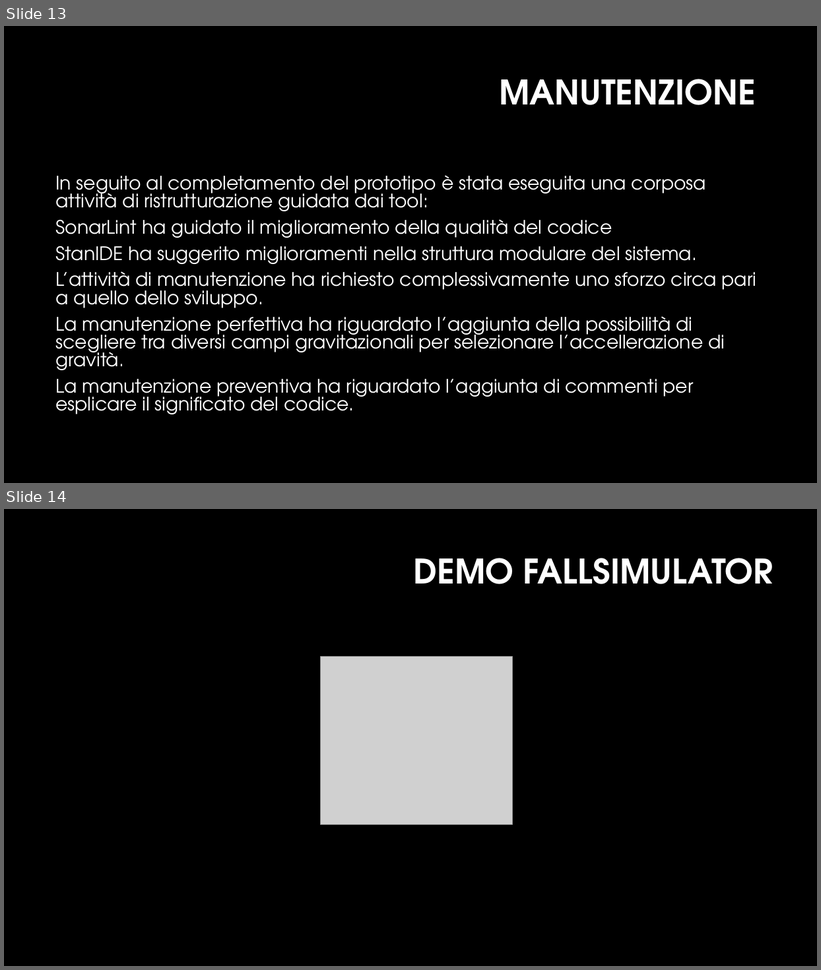
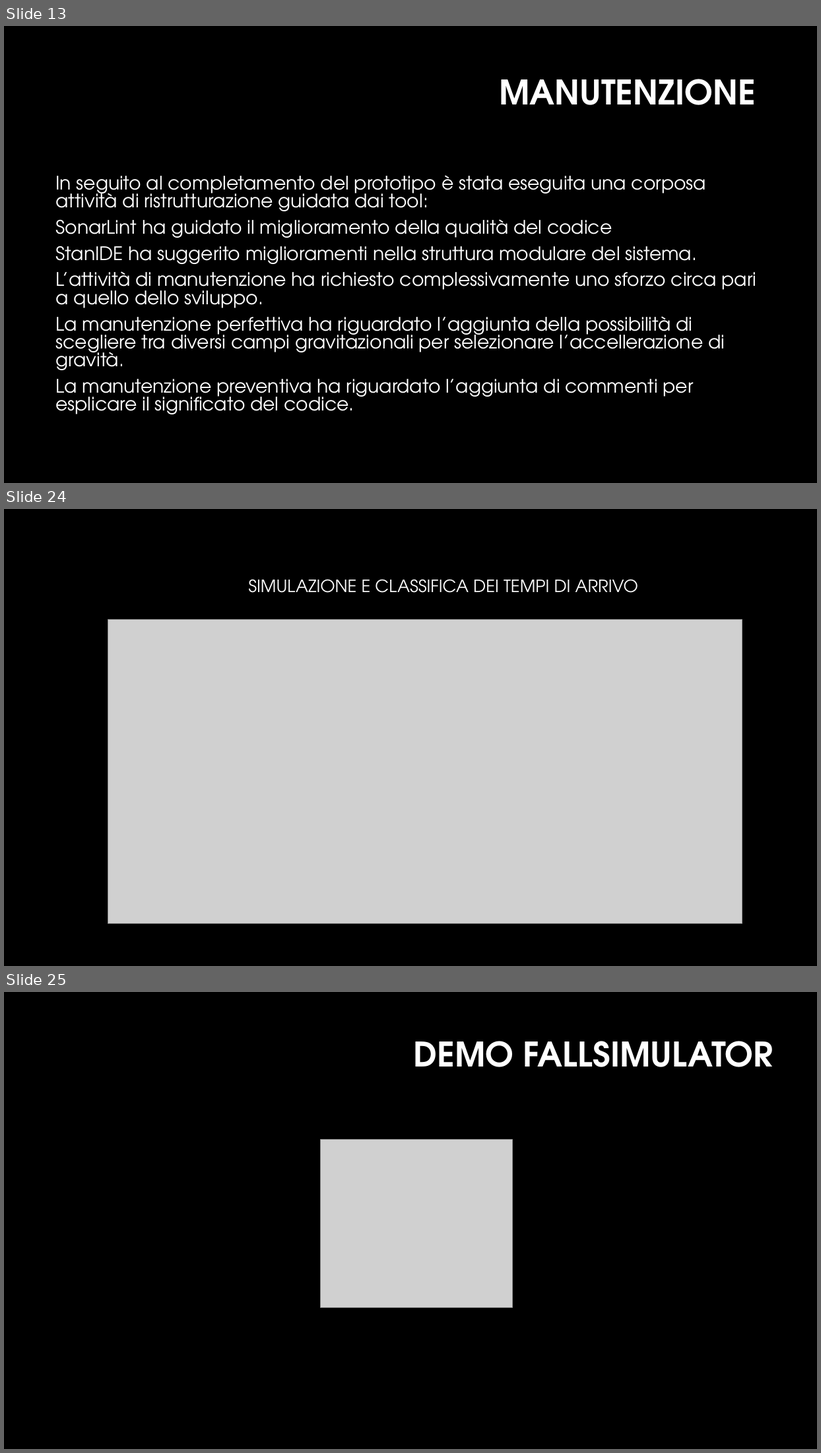
Before and after one commit to MarcoMarcoulli/FallSimulatorRepository, a slide deck: Docs/Documents/Presentazione/presentazioneFallSimulator.pptx. Shown one above the other, each under a label of ours: slides 13 and 14 before the commit, slides 13, 24 and 25 after it; the slides between them are not shown. The pictures are 821x970 and 821x1453 pixels, drawn with LibreOffice and Linux fonts; fonts in the diff are those of the drawing; grey boxes stand for pictures; background and template pictures are left out. Boxes give left, top, right and bottom in pixels: in the first picture for what was removed or moved away, otherwise in the second. Text is boxed around its words. In the diff, an @@ line names an element or a change of style, - is before the commit and + after.

```diff
--- a/Docs/Documents/Presentazione/presentazioneFallSimulator.pptx
+++ b/Docs/Documents/Presentazione/presentazioneFallSimulator.pptx
@@ slide 24 added at bbox=[4, 509, 817, 966], background #000000 @@
@@ title added at bbox=[248, 579, 638, 593], 20 pt, text #FFFFFF @@
+SIMULAZIONE E CLASSIFICA DEI TEMPI DI ARRIVO
@@ picture added at bbox=[108, 619, 742, 923] @@
@@ what was slide 14 is now slide 25 @@
```
Also in this commit, not shown: 10 other slides added.
